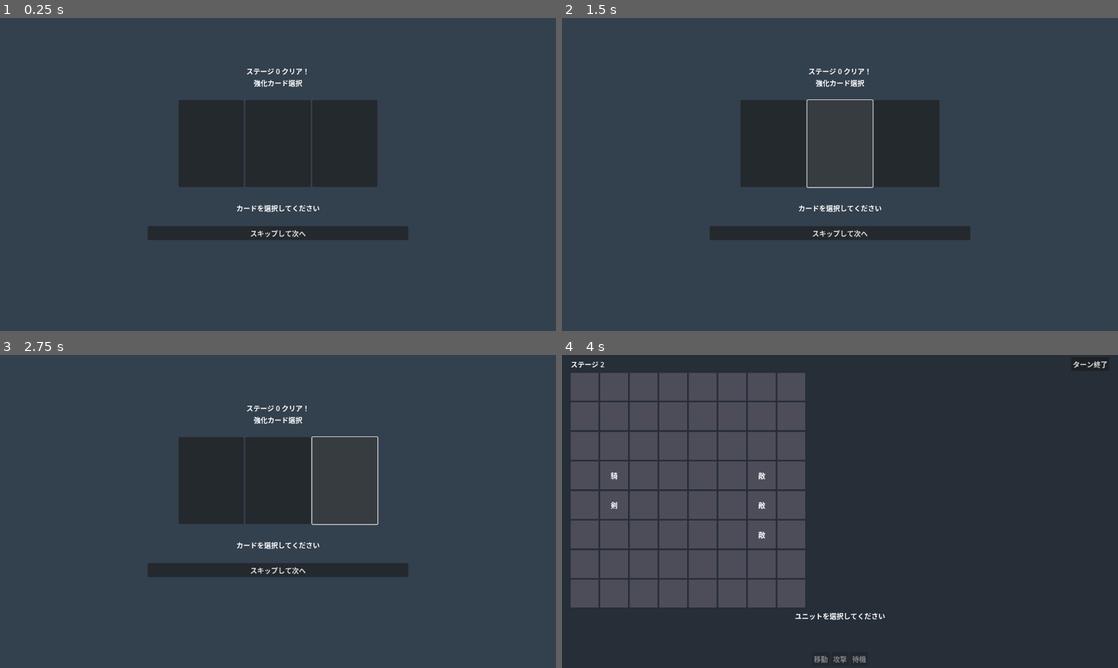
Above: before the commit, frames 1-4 (two rows, left to right).
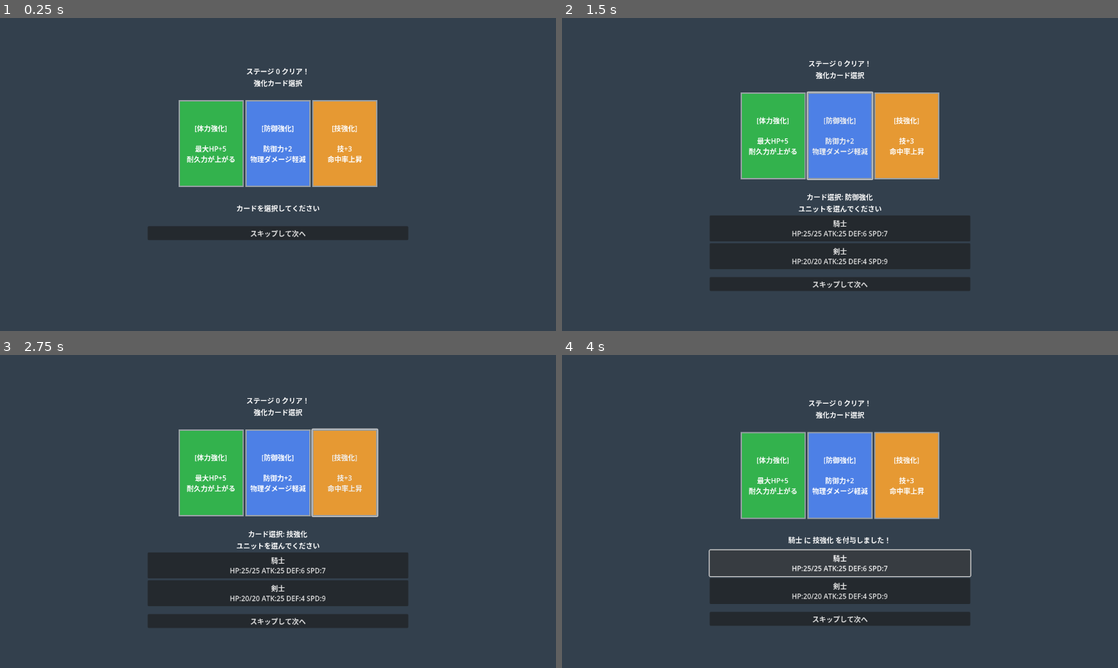
Above: after the commit, the same moments.

Repository: Akasaki-Kouji/Tactics-Roguelike-godot
Game: Godot game, scene res://scenes/card_upgrade.tscn
Same seed, same stepped clock (60 frames per second), same inputs: the game is played once before the commit and once after it. This scene is started directly instead of the project's main scene.
Inputs (mouse positions are in pixels of both pictures, inside the frame that each line leads up to; where the layout moved, square brackets give the same spot in the first picture):
- Up to frame 1 (0.25 s): no input
- Up to frame 2 (1.5 s): click (773, 143) at 0.5 s; click (840, 136) [840, 143] at 1.25 s
- Up to frame 3 (2.75 s): click (344, 473) [344, 480] at 2 s
- Up to frame 4 (4 s): click (840, 564) at 2.75 s, where only the run after the commit has a clickable "騎士 HP:25/25 ATK:25 DEF:6 SPD:7"; click (840, 561) at 3.5 s, where only the run after the commit has a clickable "騎士 HP:25/25 ATK:25 DEF:6 SPD:7"

The runs differ from the first frame. In frame 1, 9.8% of the frame differs, in the area x 32-68%, y 26-54%; in frame 2, 19%; in frame 3, 19%; in frame 4, 36%, in the area x 1-99%, y 0-100%.
Error before the commit: Invalid assignment of property or key 'clip_text' with value of type 'bool' on a base object of type 'null instance'. (res://scripts/card_upgrade.gd:44)

Commit message:
Fix node paths for card upgrade UI elements
- Correct all node paths to include VBoxContainer parent
- Fix CardContainer/Card1-3 paths
- Fix InfoLabel and UnitContainer paths

🤖 Generated with [Claude Code](https://claude.com/claude-code)

Co-Authored-By: Claude <noreply@anthropic.com>

Diff:
--- a/project/scripts/card_upgrade.gd
+++ b/project/scripts/card_upgrade.gd
@@ -40,21 +40,21 @@
 	print("Card 2: ", cards[2].name, " - ", cards[2].desc)
 
 	# カード1
-	var card1_button = $CardContainer/Card1
+	var card1_button = $VBoxContainer/CardContainer/Card1
 	card1_button.clip_text = false
 	var card1_text = "[%s]\n\n%s" % [cards[0].name, cards[0].desc]
 	card1_button.text = card1_text
 	apply_card_style(card1_button, cards[0].type)
 
 	# カード2
-	var card2_button = $CardContainer/Card2
+	var card2_button = $VBoxContainer/CardContainer/Card2
 	card2_button.clip_text = false
 	var card2_text = "[%s]\n\n%s" % [cards[1].name, cards[1].desc]
 	card2_button.text = card2_text
 	apply_card_style(card2_button, cards[1].type)
 
 	# カード3
-	var card3_button = $CardContainer/Card3
+	var card3_button = $VBoxContainer/CardContainer/Card3
 	card3_button.clip_text = false
 	var card3_text = "[%s]\n\n%s" % [cards[2].name, cards[2].desc]
 	card3_button.text = card3_text
@@ -109,12 +109,12 @@
 
 func select_card(index: int):
 	selected_card = cards[index]
-	$InfoLabel.text = "カード選択: %s\nユニットを選んでください" % selected_card.name
+	$VBoxContainer/InfoLabel.text = "カード選択: %s\nユニットを選んでください" % selected_card.name
 	show_unit_selection()
 
 func show_unit_selection():
 	# ユニット選択UIを表示
-	for child in $UnitContainer.get_children():
+	for child in $VBoxContainer/UnitContainer.get_children():
 		child.queue_free()
 
 	for i in range(game_manager.units.size()):
@@ -124,7 +124,7 @@
 			button.custom_minimum_size = Vector2(0, 60)
 			button.text = "%s\nHP:%d/%d ATK:%d DEF:%d SPD:%d" % [unit.name, unit.hp, unit.max_hp, unit.atk, unit.def, unit.spd]
 			button.pressed.connect(_on_unit_selected.bind(i))
-			$UnitContainer.add_child(button)
+			$VBoxContainer/UnitContainer.add_child(button)
 
 func _on_unit_selected(unit_index: int):
 	selected_unit_index = unit_index
@@ -137,7 +137,7 @@
 	game_manager.apply_card_to_unit(selected_unit_index, selected_card)
 
 	var unit = game_manager.units[selected_unit_index]
-	$InfoLabel.text = "%s に %s を付与しました！" % [unit.name, selected_card.name]
+	$VBoxContainer/InfoLabel.text = "%s に %s を付与しました！" % [unit.name, selected_card.name]
 
 	# 次のステージへ進む
 	await get_tree().create_timer(1.5).timeout
